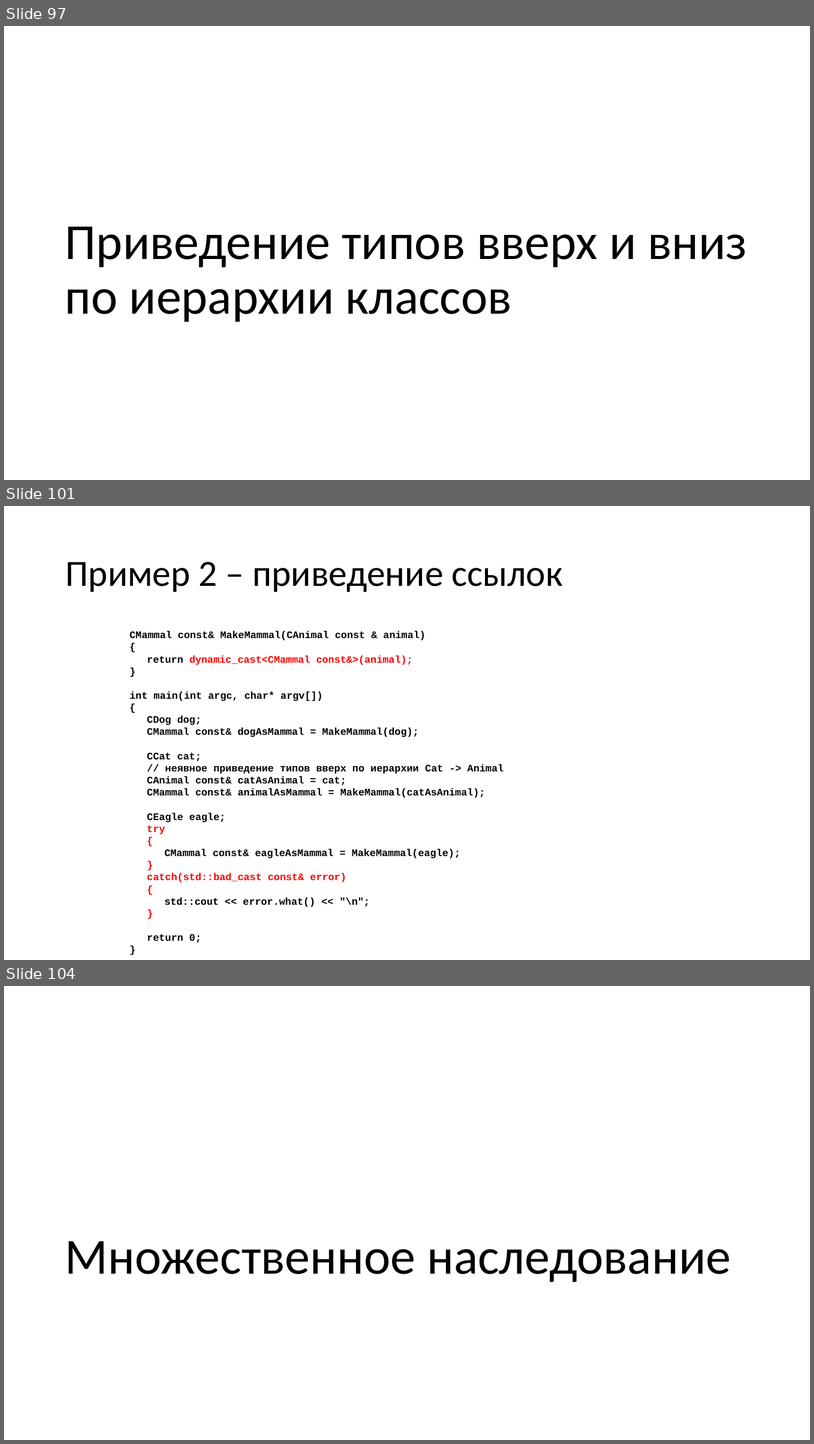
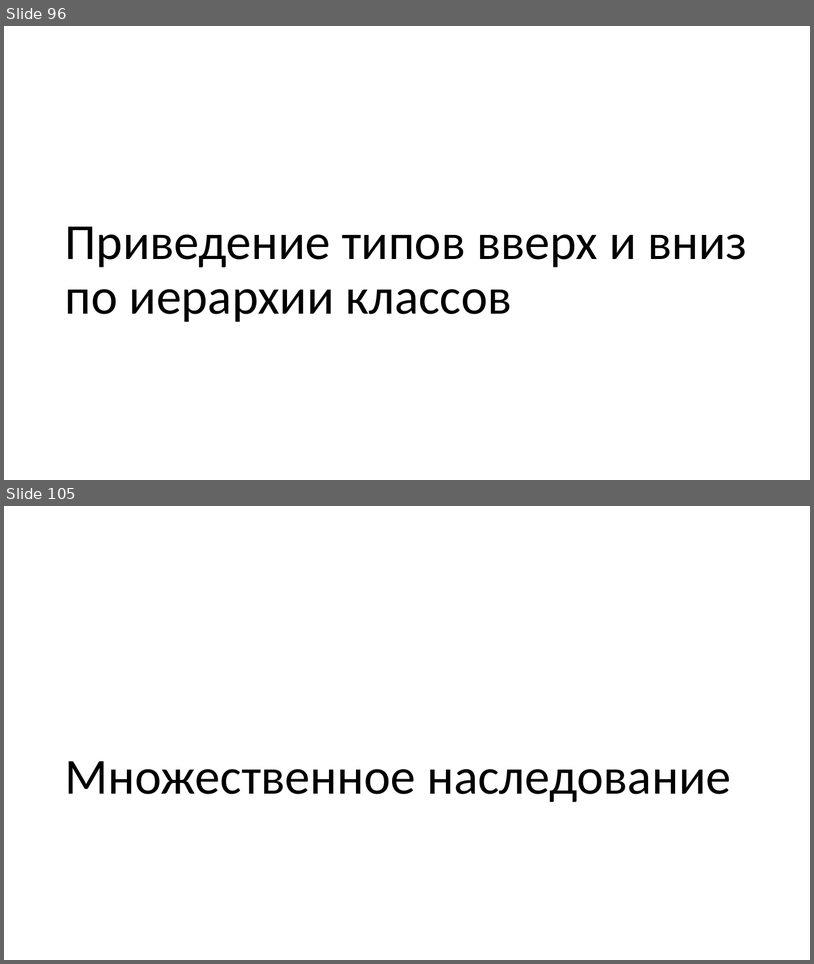
Before and after one commit to alexey-malov/oop, a slide deck: lectures/03/Наследование и полиморфизм.pptx. Shown one above the other, each under a label of ours: slides 97, 101 and 104 before the commit, slides 96 and 105 after it; the slides between them are not shown. The pictures are 814x1444 and 814x964 pixels, drawn with LibreOffice and Linux fonts; fonts in the diff are those of the drawing. Boxes give left, top, right and bottom in pixels: in the first picture for what was removed or moved away, otherwise in the second. Text is boxed around its words. In the diff, an @@ line names an element or a change of style, - is before the commit and + after.

```diff
--- a/lectures/03/Наследование и полиморфизм.pptx
+++ b/lectures/03/Наследование и полиморфизм.pptx
@@ slide 101 removed at bbox=[4, 506, 810, 960], background #FFFFFF @@
@@ title removed at bbox=[65, 562, 563, 592] @@
-Пример 2 – приведение ссылок
@@ text removed at bbox=[129, 631, 504, 942] @@
-CMammal const& MakeMammal(CAnimal const & animal)
-{
-return dynamic_cast<CMammal const&>(animal);
-}
-int main(int argc, char* argv[])
-{
-CDog dog;
-CMammal const& dogAsMammal = MakeMammal(dog);
-CCat cat;
-// неявное приведение типов вверх по иерархии Cat -> Animal
-CAnimal const& catAsAnimal = cat;
-CMammal const& animalAsMammal = MakeMammal(catAsAnimal);
-CEagle eagle;
-try
-{
-CMammal const& eagleAsMammal = MakeMammal(eagle);
-}
-catch(std::bad_cast const& error)
-{
-std::cout << error.what() << "\n";
-}
-return 0;
-}
@@ what was slide 97 is now slide 96 @@
@@ what was slide 104 is now slide 105 @@
```
Also in this commit, not shown: 9 slides changed, 9 slides added, 7 other slides removed, 11 other files.
